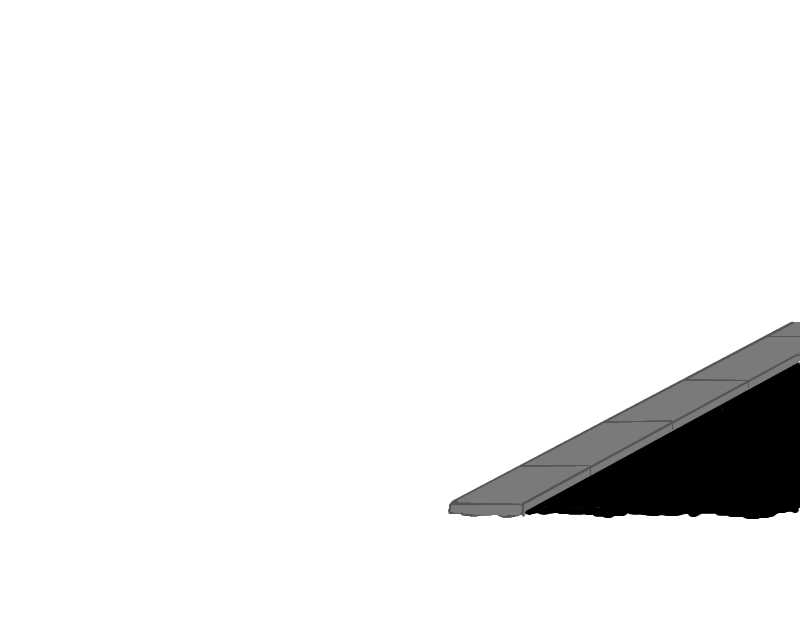
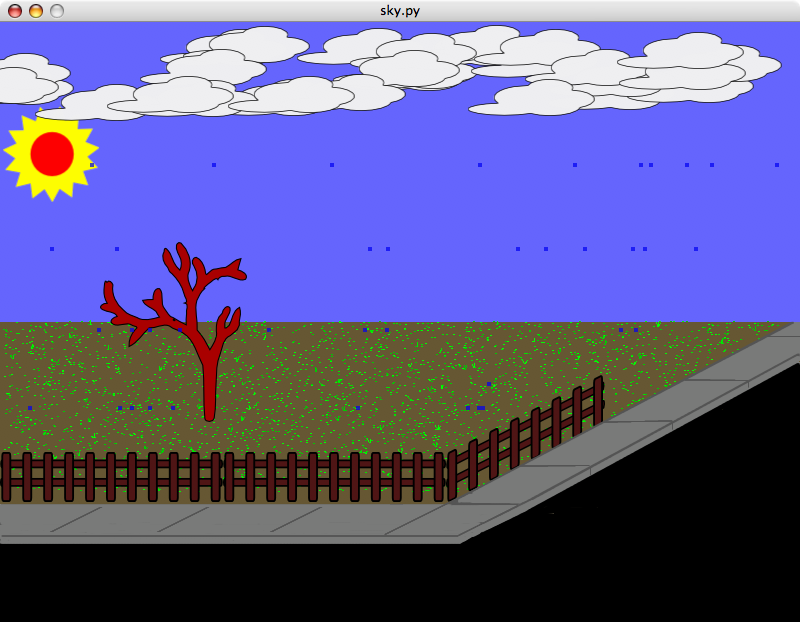
Two versions of the same layered image (w=800, h=622). Layer-by-layer changes:
painted on "New Layer" over <box>0,488,800,622</box>
showed "Background" over <box>0,0,800,622</box>
